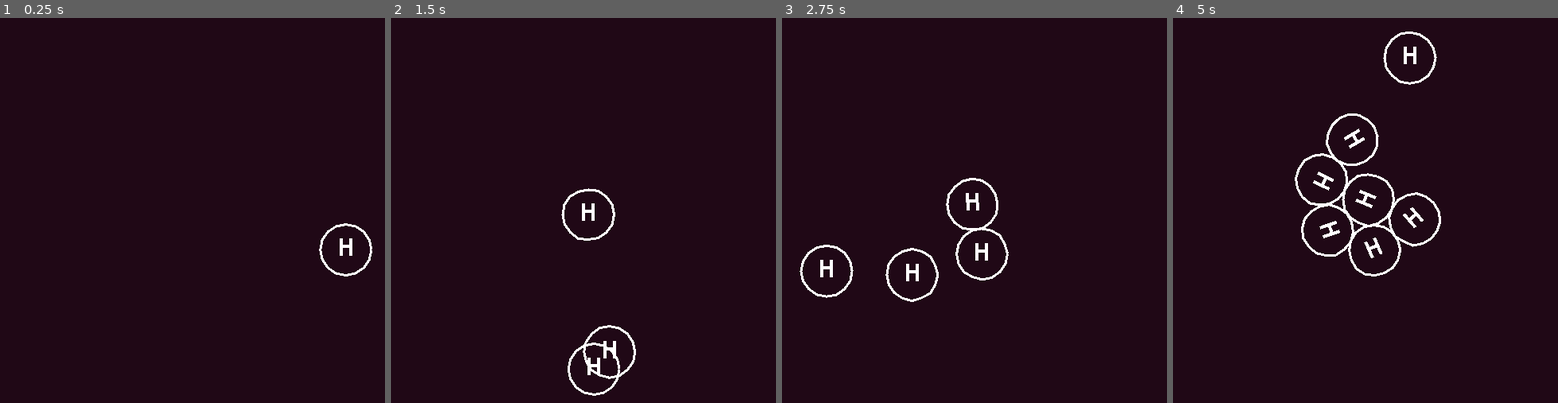
Above: before the commit, frames 1-4 (left to right).
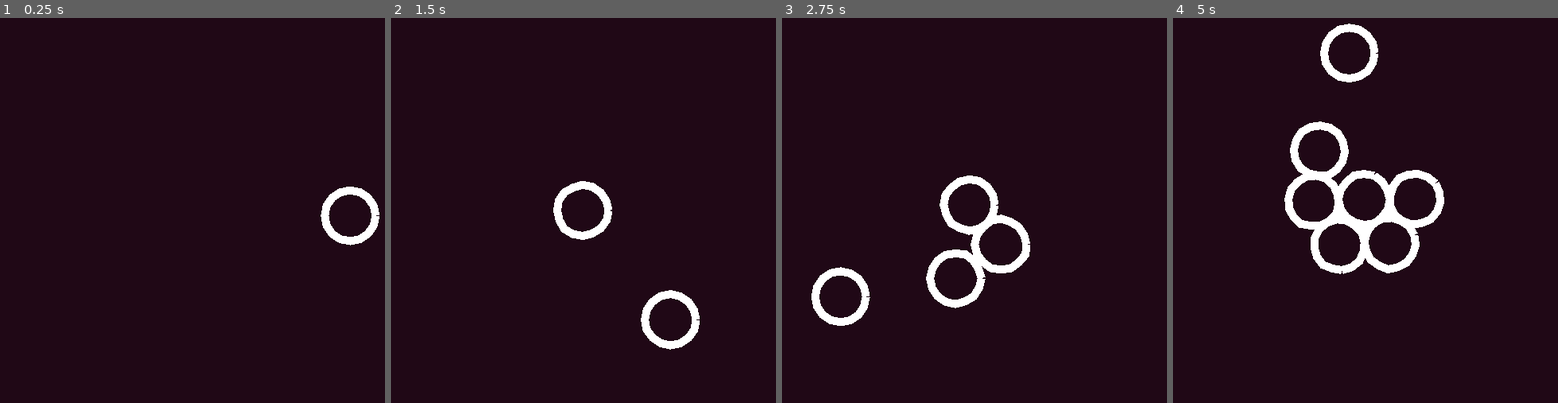
Above: after the commit, the same moments.

Repository: derukaeru/atom-keys
Game: Godot game, scene res://scenes/main/main.tscn
The game is run twice, just before and just after one commit, with the same random seed, the same clock (stepped at 60 frames per second) and the same inputs.
Inputs:
- Up to frame 1 (0.25 s): no input
- Up to frame 2 (1.5 s): tap Enter at 0.5 s; hold Right 0.53-1.28 s; tap Space (interact) at 0.6, 1.35 s; hold Down from 1.28 s (still down)
- Up to frame 3 (2.75 s): release Down at 2.03 s; hold Right from 2.03 s (still down); tap Alt at 2.1 s; tap Space (interact) at 2.3 s
- Up to frame 4 (5 s): release Right at 2.78 s; hold Up 2.78-3.53 s; tap Shift at 2.85 s; tap Space (interact) at 3.05, 3.6, 4.35 s; hold Left from 3.53 s (still down)

The runs differ from the first frame. In frame 1, 1.1% of the frame differs, in the area x 82-99%, y 43-68%; in frame 2, 2.5%; in frame 3, 3.8%; in frame 4, 6.2%, in the area x 28-71%, y 1-68%.

Commit message:
feat: added neutrino

Diff:
--- a/scenes/main/main.gd
+++ b/scenes/main/main.gd
@@ -7,6 +7,12 @@
 var radius: float = 200.0
 var speed: float = 1.0
 var angle: float = 0.0
+
+enum ATOMS {
+	neutrino,
+	element
+}
+var next_atom_type: ATOMS = ATOMS.neutrino
 
 func _ready() -> void:
 	new_atom()
@@ -21,14 +27,28 @@
 
 func use_atom() -> void:
 	var current_atom: Atom = atom_container.get_child(0)
+	if not current_atom: return
+
 	current_atom.shot = true
 	current_atom.reparent(atoms)
 
 	current_atom.set_collision_layer_value(1, true)
 	current_atom.set_collision_mask_value(1, true)
-	new_atom()
+
+	get_tree().create_timer(0.2).timeout.connect(new_atom)
 
 func new_atom() -> void:
-	var atom: Atom = load(Registry.UID["atom"]).instantiate()
+	var atom: Atom
+
+	# choose a random atom or neutrino
+	if next_atom_type == ATOMS.neutrino:
+		atom = load(Registry.UID.neutrino).instantiate()
+	else:
+		atom = load(Registry.UID.atom).instantiate()
+
 	atom.atom_center = atom_pivot.global_position
+
+	atom.position = Vector2.ZERO
+	atom.global_position = Vector2.ZERO
+
 	atom_container.add_child(atom)
--- a/scenes/objects/atom.gd
+++ b/scenes/objects/atom.gd
@@ -2,8 +2,6 @@
 
 @onready var line2d: Line2D = $Line2D
 @onready var springs_container: Node2D = $springs_container
-@onready var detection: Area2D = $detection
-@onready var detection_collision: CollisionShape2D = $detection/CollisionShape2D
 @onready var collision: CollisionShape2D = $CollisionShape2D
 
 @export var element_name: String
@@ -31,7 +29,6 @@
 		s.initialize(Vector2(x, y), i, c)
 		springs.append(s)
 
-	detection_collision.shape.radius = radius
 	collision.shape.radius = radius
 
 func _process(_delta) -> void:
@@ -51,8 +48,9 @@
 		else:
 			linear_velocity = Vector2.ZERO
 
-func _on_body_entered(body):
-	print("collide")
+func _on_body_entered(body: Node2D) -> void:
 	if body is Atom:
-		if body.index == index:
+		if body.index != index or body.element_name == "neutrino": return
+
+		if body.shot and shot:
 			body.queue_free()
--- a/scenes/objects/atom.tscn
+++ b/scenes/objects/atom.tscn
@@ -8,13 +8,12 @@
 [sub_resource type="LabelSettings" id="LabelSettings_nm7s8"]
 font_size = 32
 
-[sub_resource type="CircleShape2D" id="CircleShape2D_ca088"]
-radius = 32.0
-
 [node name="Atom" type="RigidBody2D" unique_id=393094832]
 collision_layer = 0
 collision_mask = 0
 gravity_scale = 0.0
+contact_monitor = true
+max_contacts_reported = 1
 script = ExtResource("1_nm7s8")
 metadata/_custom_type_script = "uid://c1iynraw436cn"
 
@@ -37,9 +36,4 @@
 
 [node name="springs_container" type="Node2D" parent="." unique_id=1718434971]
 
-[node name="detection" type="Area2D" parent="." unique_id=58108267]
-
-[node name="CollisionShape2D" type="CollisionShape2D" parent="detection" unique_id=1063553445]
-shape = SubResource("CircleShape2D_ca088")
-
 [connection signal="body_entered" from="." to="." method="_on_body_entered"]
--- /dev/null
+++ b/scenes/objects/neutrino.gd
@@ -0,0 +1,17 @@
+class_name Neutrino extends Atom
+
+func _ready() -> void:
+	var c: Vector2 = position
+	for i in range(vertex_num):
+		var a: float = (2 * PI / vertex_num) * i
+		var x: float = c.x + radius * cos(a)
+		var y: float = c.y + radius * sin(a)
+
+		var s: Spring = load(Registry.UID["spring"]).instantiate()
+		springs_container.add_child(s)
+
+		s.initialize(Vector2(x, y), i, c)
+		springs.append(s)
+
+	collision.shape.radius = radius
+	element_name = "neutrino"
--- /dev/null
+++ b/scenes/objects/neutrino.tscn
@@ -0,0 +1,17 @@
+[gd_scene format=3 uid="uid://04la61gnsatt"]
+
+[ext_resource type="Script" uid="uid://ddl4tg8lo2qhd" path="res://scenes/objects/neutrino.gd" id="1_yievg"]
+
+[sub_resource type="CircleShape2D" id="CircleShape2D_leqe0"]
+
+[node name="neutrino" type="RigidBody2D" unique_id=24487719]
+gravity_scale = 0.0
+script = ExtResource("1_yievg")
+metadata/_custom_type_script = "uid://c1iynraw436cn"
+
+[node name="Line2D" type="Line2D" parent="." unique_id=2063854402]
+
+[node name="springs_container" type="Node2D" parent="." unique_id=954284618]
+
+[node name="CollisionShape2D" type="CollisionShape2D" parent="." unique_id=1144068112]
+shape = SubResource("CircleShape2D_leqe0")
--- a/scripts/autoloads/registry.gd
+++ b/scripts/autoloads/registry.gd
@@ -6,6 +6,7 @@
 	"title_screen": "uid://dix67ojrdr6ht",
 	"pause_screen": "uid://7jemke30bxqq",
 
+	"neutrino": "uid://04la61gnsatt",
 	"atom": "uid://gx8cpvdf0wpu",
 	"spring": "uid://kxgfiqp6p2ci"
 }
Not shown, added: scenes/objects/neutrino.gd.uid
